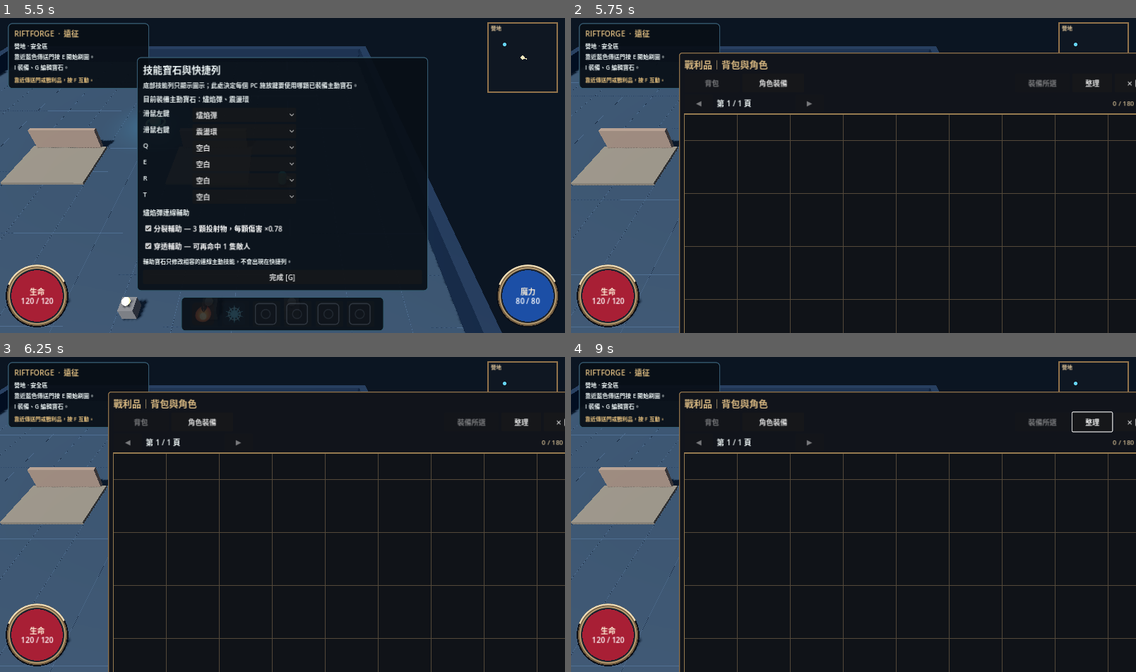
Above: before the commit, frames 1-4 (two rows, left to right).
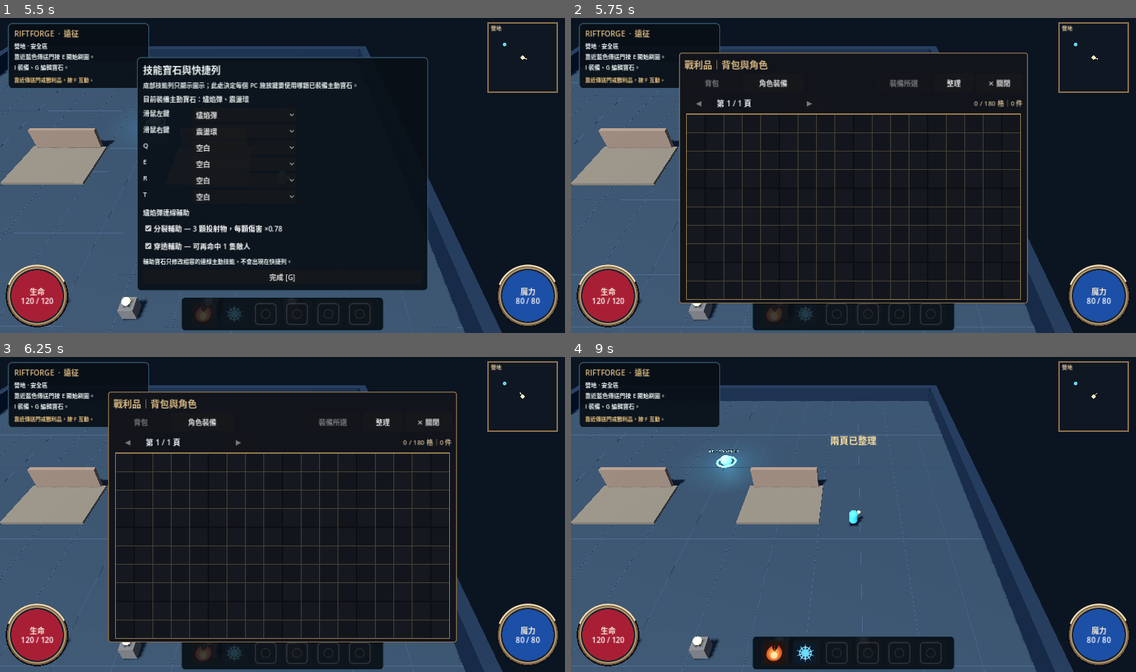
Above: after the commit, the same moments.

Repository: Lucypigr/Riftforge-Godot
Game: Godot game, scene res://scenes/main.tscn
Two runs of this game, one before a commit and one after it. Both use one fixed random seed, a clock stepped at 60 frames per second and the inputs below.
Inputs (mouse positions are in pixels of both pictures, inside the frame that each line leads up to):
- Up to frame 1 (5.5 s): click (203, 314) at 0.5 s; click (237, 314) at 1.25 s; tap Enter at 2 s; move the mouse to (406, 159) at 2.02 s; hold D (move_right) 2.03-2.75 s; tap Space (dash) at 2.1 s; click (406, 159) at 2.17 s; drag from (169, 191) to (254, 238) at 2.77 s; move the mouse to (339, 103) at 3.52 s; hold D (move_right) 3.53-4.25 s; tap F (interact) at 3.6 s; drag from (254, 238) to (113, 125) at 4.27 s; move the mouse to (452, 222) at 5.02 s; hold A (move_left) from 5.03 s (still down); tap G (gems) at 5.1 s
- Up to frame 2 (5.75 s): keep holding A (move_left); tap I (inventory) at 5.65 s
- Up to frame 3 (6.25 s): release A (move_left) at 5.75 s; drag from (350, 586) to (197, 432) at 5.77 s
- Up to frame 4 (9 s): click "角色裝備" at 6.5 s; click "背包" at 7.25 s; click "整理" at 8 s; click (1000, 423) at 8.75 s, where only the run after the commit has a clickable "✕ 關閉"

Frame 1 is identical in both runs. In frame 2, 10% of the frame differs, in the area x 19-100%, y 10-100%; in frame 3, 10%; in frame 4, 50%.

Commit message:
Render compact POE-style item silhouettes instead of giant text cards

Diff:
--- a/scripts/inventory_grid_view.gd
+++ b/scripts/inventory_grid_view.gd
@@ -1,23 +1,20 @@
 extends Control
-## 120 real storage cells over two legible 12x5 pages; render and hitboxes match.
+## Phase 8: dense 18x10 item grid. Items are visual silhouettes, never giant text cards.
 signal cell_pressed(x: int, y: int)
 const Grid = preload("res://scripts/grid_inventory.gd")
-const CELL := 60.0
-const FONT_PATH := "res://fonts/NotoSansTC.ttf"
+const CELL := 42.0
 var items: Array = []
 var selected_index := -1
 var page := 0
-var _font: Font
 
 func _ready() -> void:
 	custom_minimum_size = Vector2(Grid.COLS * CELL, Grid.PAGE_ROWS * CELL)
 	mouse_filter = Control.MOUSE_FILTER_STOP
-	_font = load(FONT_PATH) as Font if ResourceLoader.exists(FONT_PATH) else ThemeDB.fallback_font
 
 func show_items(source: Array, selected: int, target_page: int = 0) -> void:
 	items = source
 	selected_index = selected
-	page = clampi(target_page, 0, Grid.PAGE_COUNT - 1)
+	page = 0
 	queue_redraw()
 
 func _gui_input(event: InputEvent) -> void:
@@ -31,34 +28,82 @@
 	var x := int(floor(point.x / CELL))
 	var local_y := int(floor(point.y / CELL))
 	if x >= 0 and x < Grid.COLS and local_y >= 0 and local_y < Grid.PAGE_ROWS:
-		cell_pressed.emit(x, local_y + page * Grid.PAGE_ROWS)
+		cell_pressed.emit(x, local_y)
 		accept_event()
 
 func _draw() -> void:
 	var size := Vector2(Grid.COLS * CELL, Grid.PAGE_ROWS * CELL)
-	draw_rect(Rect2(Vector2.ZERO, size), Color("#101318"), true)
-	for local_y in range(Grid.PAGE_ROWS):
+	draw_rect(Rect2(Vector2.ZERO, size), Color("#0b0e13"), true)
+	for y in range(Grid.PAGE_ROWS):
 		for x in range(Grid.COLS):
-			var cell := Rect2(Vector2(x, local_y) * CELL, Vector2.ONE * CELL)
-			draw_rect(cell, Color("#54493a"), false, 1.0)
-	draw_rect(Rect2(Vector2.ZERO, size), Color("#967b50"), false, 2.0)
+			var cell := Rect2(Vector2(x, y) * CELL, Vector2.ONE * CELL)
+			var checker := Color("#15191f") if (x + y) % 2 == 0 else Color("#12161c")
+			draw_rect(cell.grow(-1.0), checker, true)
+			draw_rect(cell, Color("#4a4338"), false, 1.0)
+	draw_rect(Rect2(Vector2.ZERO, size), Color("#9a7b4e"), false, 2.0)
+
 	for i in range(items.size()):
 		var item: Dictionary = items[i]
 		if not Grid.placed(item):
 			continue
-		var y: int = int(item["grid_y"])
-		if int(y / Grid.PAGE_ROWS) != page:
-			continue
 		var footprint := Grid.footprint(item)
-		var origin := Vector2(float(item["grid_x"]), float(y - page * Grid.PAGE_ROWS)) * CELL
+		var origin := Vector2(float(item["grid_x"]), float(item["grid_y"])) * CELL
 		var rect := Rect2(origin + Vector2.ONE * 2.0, Vector2(footprint) * CELL - Vector2.ONE * 4.0)
 		var rarity := str(item.get("rarity", "普通"))
-		var fill := Color("#604629") if rarity == "稀有" else (Color("#23364f") if rarity == "魔法" else Color("#33363b"))
+		var fill := Color("#5b3e20") if rarity == "稀有" else (Color("#173557") if rarity == "魔法" else Color("#272b31"))
 		draw_rect(rect, fill, true)
-		draw_rect(rect, Color("#ffe49b") if i == selected_index else Color("#aa9878"), false, 3.0 if i == selected_index else 1.5)
-		if _font != null:
-			var name := str(item.get("name", "物品"))
-			if name.length() > 8:
-				name = name.substr(0, 8) + "…"
-			var text_at := rect.position + Vector2(2, minf(rect.size.y - 4.0, rect.size.y * 0.50))
-			draw_string(_font, text_at, name, HORIZONTAL_ALIGNMENT_CENTER, rect.size.x - 4.0, 15, Color("#f8f2e6"))
+		draw_rect(rect, Color("#f0ca7a") if i == selected_index else _rarity_border(rarity), false, 3.0 if i == selected_index else 1.5)
+		_draw_item_glyph(rect, str(item.get("slot", "")), rarity)
+
+func _rarity_border(rarity: String) -> Color:
+	match rarity:
+		"稀有": return Color("#d7a04b")
+		"魔法": return Color("#628fc6")
+		_: return Color("#8a8173")
+
+func _draw_item_glyph(rect: Rect2, slot: String, rarity: String) -> void:
+	var tint := Color("#e2d8c8")
+	if rarity == "稀有":
+		tint = Color("#ffd17a")
+	elif rarity == "魔法":
+		tint = Color("#a9ccff")
+	var center := rect.get_center()
+	var radius := minf(rect.size.x, rect.size.y) * 0.25
+	match slot:
+		"weapon":
+			var a := rect.position + Vector2(rect.size.x * 0.28, rect.size.y * 0.76)
+			var b := rect.position + Vector2(rect.size.x * 0.72, rect.size.y * 0.20)
+			draw_line(a, b, tint, maxf(3.0, rect.size.x * 0.06), true)
+			draw_line(a - Vector2(7, 7), a + Vector2(7, 7), tint.darkened(0.15), 3.0, true)
+		"armor":
+			var w := rect.size.x * 0.28
+			var h := rect.size.y * 0.28
+			var points := PackedVector2Array([
+				center + Vector2(-w, -h * 0.65), center + Vector2(-w * 0.45, -h),
+				center + Vector2(0, -h * 0.65), center + Vector2(w * 0.45, -h),
+				center + Vector2(w, -h * 0.65), center + Vector2(w * 0.72, h),
+				center + Vector2(-w * 0.72, h)
+			])
+			draw_colored_polygon(points, tint)
+		"helmet":
+			draw_arc(center, radius, PI, TAU, 18, tint, 4.0, true)
+			draw_line(center + Vector2(-radius, 0), center + Vector2(radius, 0), tint, 4.0)
+		"gloves":
+			draw_circle(center, radius, tint)
+			draw_rect(Rect2(center + Vector2(-radius * 0.7, -radius * 1.5), Vector2(radius * 1.4, radius)), tint, true)
+		"boots":
+			draw_rect(Rect2(center + Vector2(-radius * 0.6, -radius), Vector2(radius, radius * 1.7)), tint, true)
+			draw_rect(Rect2(center + Vector2(-radius * 0.6, radius * 0.35), Vector2(radius * 1.6, radius * 0.55)), tint, true)
+		"ring":
+			draw_arc(center, radius, 0, TAU, 24, tint, 4.0, true)
+		"amulet":
+			draw_arc(center + Vector2(0, -radius * 0.25), radius, 0.15 * PI, 0.85 * PI, 20, tint, 3.0, true)
+			draw_circle(center + Vector2(0, radius * 0.65), radius * 0.35, tint)
+		"gem":
+			var points := PackedVector2Array([
+				center + Vector2(0, -radius), center + Vector2(radius, 0),
+				center + Vector2(0, radius), center + Vector2(-radius, 0)
+			])
+			draw_colored_polygon(points, tint)
+		_:
+			draw_circle(center, radius * 0.72, tint)
